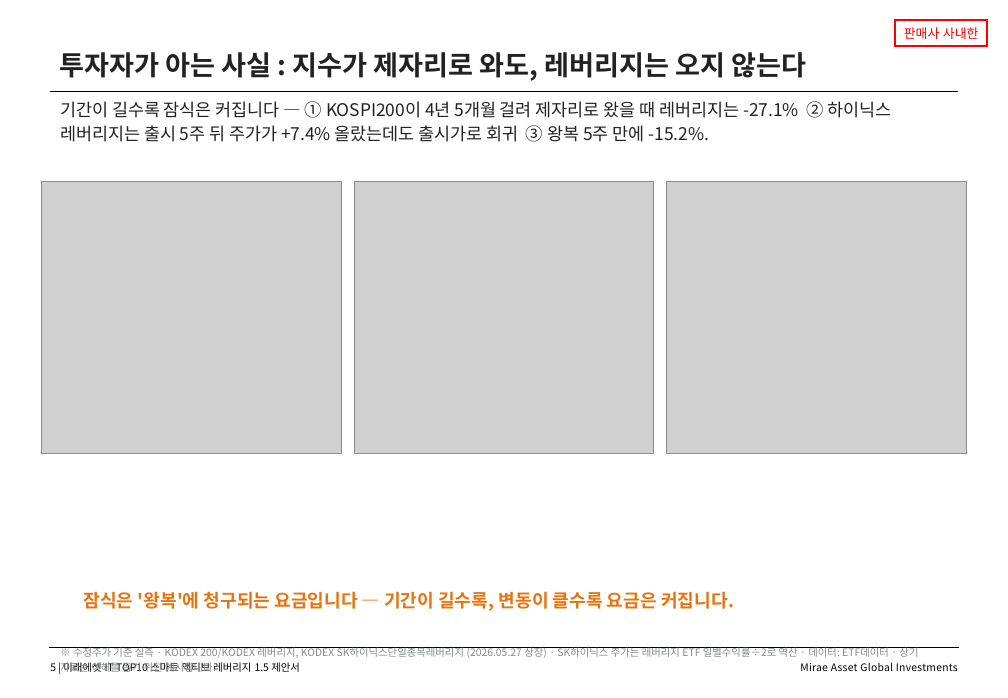
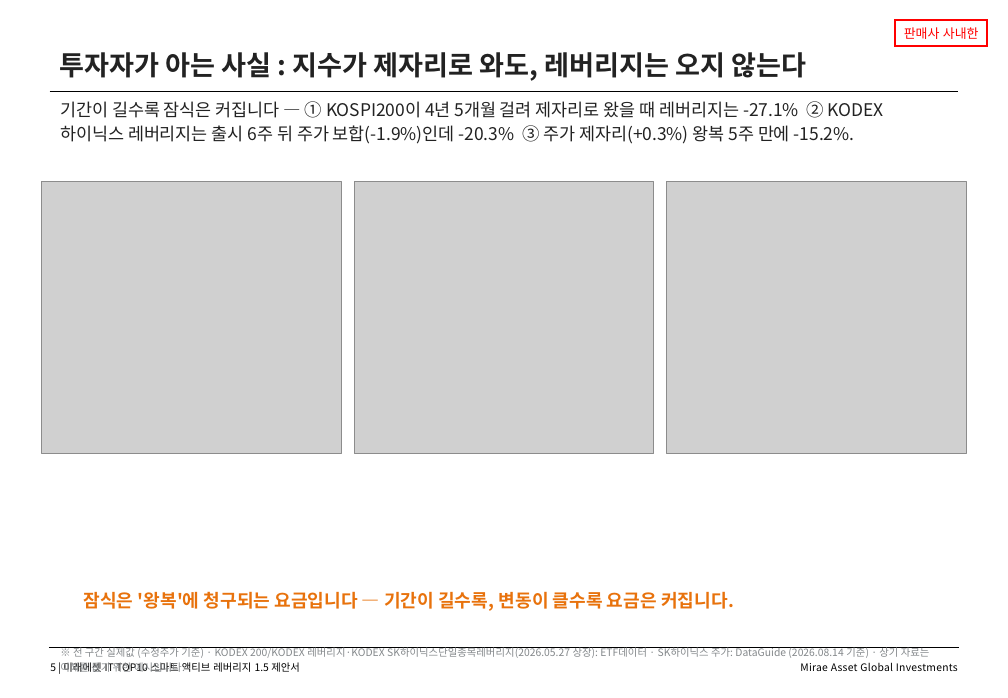
Before and after one commit to gamer383-bit/Volatility-Fund, a slide deck: slide 5 of 제안서/IT_TOP10_스마트액티브레버리지15_v1_20260812.pptx. Drawn at 1008x698 pixels with LibreOffice and Linux fonts; fonts in the diff are those of the drawing; grey boxes stand for pictures. Boxes give left, top, right and bottom in pixels: in the first picture for what was removed or moved away, otherwise in the second. Text is boxed around its words. In the diff, an @@ line names an element or a change of style, - is before the commit and + after.

```diff
--- a/제안서/IT_TOP10_스마트액티브레버리지15_v1_20260812.pptx
+++ b/제안서/IT_TOP10_스마트액티브레버리지15_v1_20260812.pptx
@@ text at (60, 101, 884, 144): text changed @@
-기간이 길수록 잠식은 커집니다 — ① KOSPI200이 4년 5개월 걸려 제자리로 왔을 때 레버리지는 -27.1% ② 하이닉스 레버리지는 출시 5주 뒤 주가가 +7.4% 올랐는데도 출시가로 회귀 ③ 왕복 5주 만에 -15.2%.
+기간이 길수록 잠식은 커집니다 — ① KOSPI200이 4년 5개월 걸려 제자리로 왔을 때 레버리지는 -27.1% ② KODEX 하이닉스 레버리지는 출시 6주 뒤 주가 보합(-1.9%)인데 -20.3% ③ 주가 제자리(+0.3%) 왕복 5주 만에 -15.2%.
@@ text at (73, 647, 930, 672): text changed @@
-※ 수정주가 기준 실측 · KODEX 200/KODEX 레버리지, KODEX SK하이닉스단일종목레버리지 (2026.05.27 상장) · SK하이닉스 주가는 레버리지 ETF 일별수익률÷2로 역산 · 데이터: ETF데이터 · 상기 자료는 이해를 돕기 위한 예시입니다.
+※ 전 구간 실제값 (수정주가 기준) · KODEX 200/KODEX 레버리지·KODEX SK하이닉스단일종목레버리지(2026.05.27 상장): ETF데이터 · SK하이닉스 주가: DataGuide (2026.08.14 기준) · 상기 자료는 이해를 돕기 위한 예시입니다.
```
Also in this commit, not shown: 4 other files.
